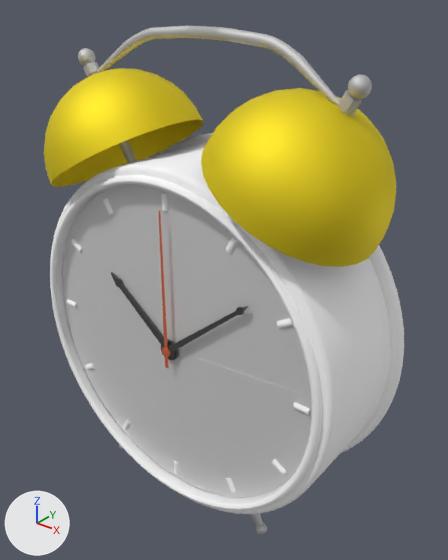
One commit to the OBJ model demos/three/static/clock.obj: the scene before it, then after it.
Both versions are drawn from a 50 mm lens placed at (131.3, -157.0, 117.5), pointed at (4.9, 1.1, 19.5). Every picture has the same lights, and +X, +Y and +Z are marked at lower left. Where no turn or scale is listed for an object, it has been applied to the vertices.

Script lines for the objects in view, before the commit:
```python
me_sphere_1_1 = bpy.data.meshes.new('Sphere_1')
me_sphere_1_1.from_pydata(...)  # 514 vertices, 512 faces; spans x -65.2..65.2, y -33.7..25.9, z 45.0..89.6
me_sphere_1_1.materials.append(mat_yellow)  # yellow #f1df35
me_torus = bpy.data.meshes.new('Torus')
me_torus.from_pydata(...)  # a torus around y (ring radius 65.5, tube radius 3.0) spanning x -68.5..68.5, y 14.2..20.1, z -68.5..68.5
me_torus.materials.append(mat_default)  # white #ffffff
me_tube = bpy.data.meshes.new('Tube')
me_tube.from_pydata(...)  # 1024 vertices, 1024 faces; spans x -65.5..65.5, y -25.0..16.7, z -65.5..65.5
me_tube.materials.append(mat_default)  # white #ffffff
me_tube_1 = bpy.data.meshes.new('Tube.1')
me_tube_1.from_pydata(...)  # 896 vertices, 896 faces; spans x -62.5..62.5, y -27.0..14.6, z -62.5..62.5
me_tube_1.materials.append(mat_default)  # white #ffffff
ob_sphere_1_1 = bpy.data.objects.new('Sphere_1', me_sphere_1_1)
ob_sphere_1_1.location = (0.0, 0.0, 0.0)
ob_torus = bpy.data.objects.new('Torus', me_torus)
ob_torus.location = (0.0, 0.0, 0.0)
ob_tube = bpy.data.objects.new('Tube', me_tube)
ob_tube.location = (0.0, 0.0, 0.0)
ob_tube_1 = bpy.data.objects.new('Tube.1', me_tube_1)
ob_tube_1.location = (0.0, 0.0, 0.0)
# also in view: 'front_cover' at (0.0, -22.6, 0.0); 'Sweep' at (0.0, -2.4, 94.4); 'Hour_hand' at (-11.9, -23.5, 9.0); 'Sphere.1' at (0.0, -3.9, 92.1); 'minute_hand' at (15.6, -24.5, 13.1)
```
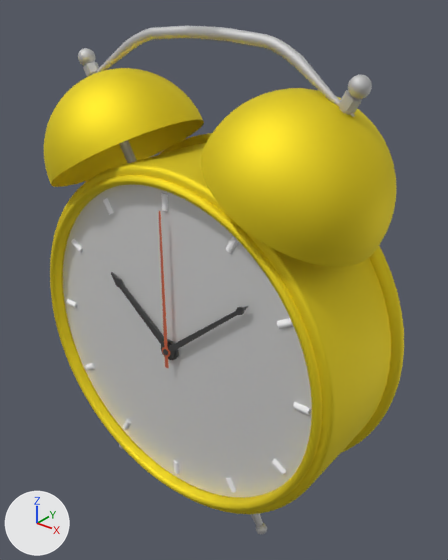
Diff of the bpy script that builds the scene:
```diff
--- a/demos/three/static/clock.obj.py
+++ b/demos/three/static/clock.obj.py
@@ me_torus @@
 me_torus.from_pydata(...)  # 1024 vertices, 1024 faces; spans x -68.5..68.5, y 14.2..20.1, z -68.5..68.5
-me_torus.materials.append(mat_default)  # white #ffffff
+me_torus.materials.append(mat_yellow)  # yellow #f1df35
@@ me_tube @@
 me_tube.from_pydata(...)  # 1024 vertices, 1024 faces; spans x -65.5..65.5, y -25.0..16.7, z -65.5..65.5
-me_tube.materials.append(mat_default)  # white #ffffff
+me_tube.materials.append(mat_yellow)  # yellow #f1df35
@@ me_tube_1 @@
 me_tube_1.from_pydata(...)  # 896 vertices, 896 faces; spans x -62.5..62.5, y -27.0..14.6, z -62.5..62.5
-me_tube_1.materials.append(mat_default)  # white #ffffff
+me_tube_1.materials.append(mat_yellow)  # yellow #f1df35
```

Changed parts and their boxes (x1, y1, x2, y2) in the pictures (448 x 560 px):
'Tube', recoloured (white to yellow): (50, 143, 391, 514) in both
'Tube.1', recoloured (white to yellow): (50, 175, 322, 511) in both
'Torus', recoloured (white to yellow): (159, 133, 404, 453) in both
